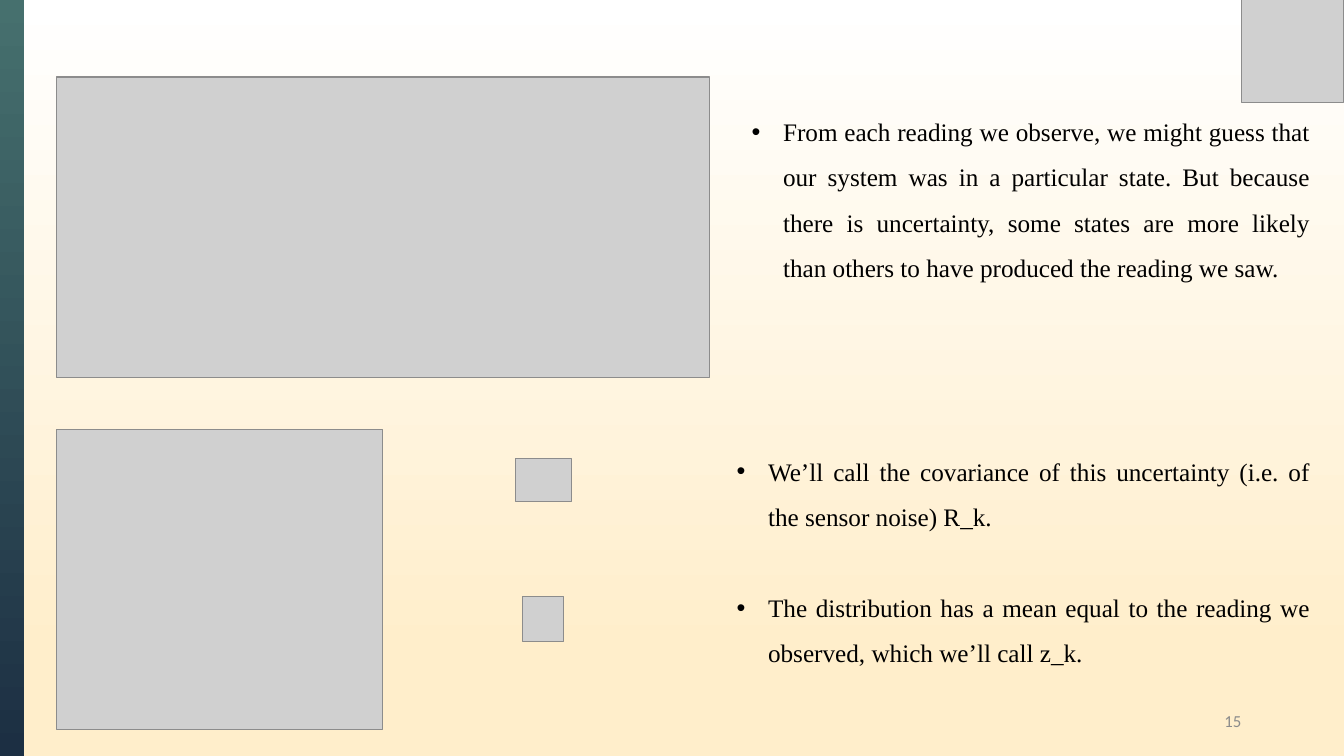
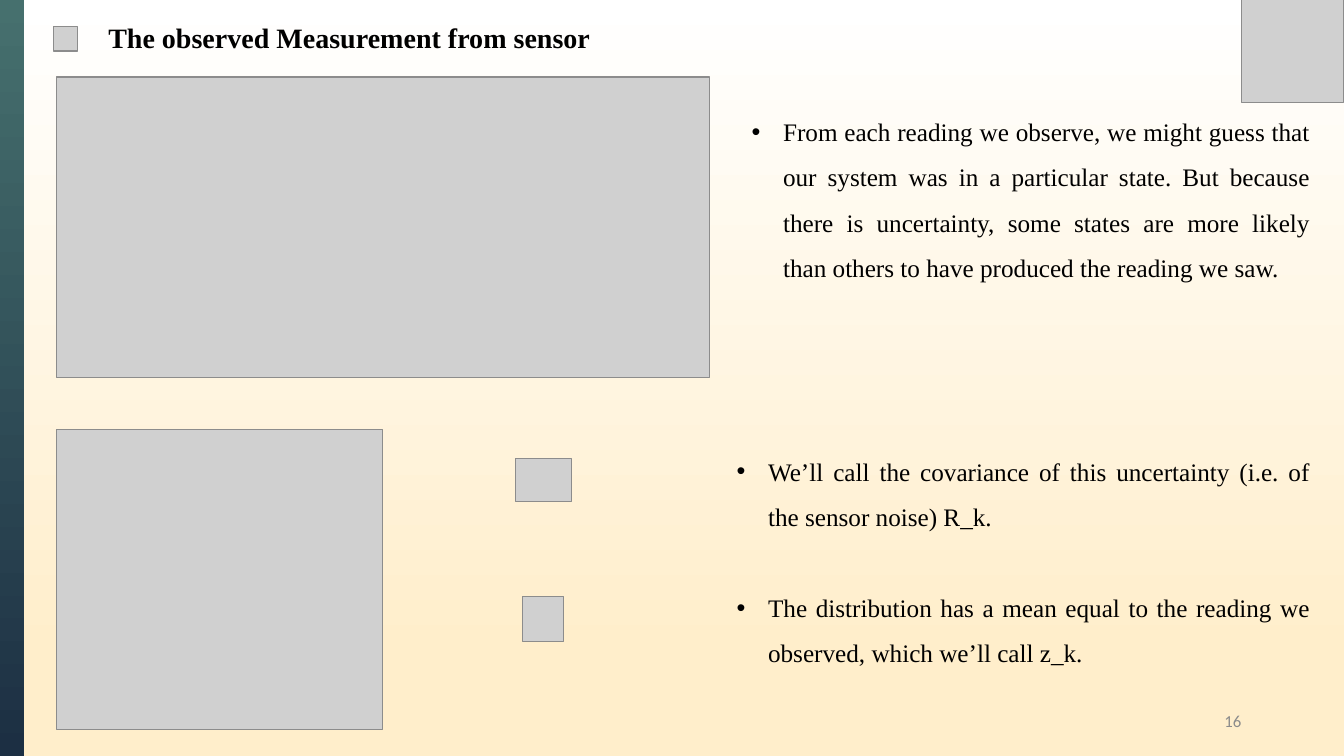
Before and after one commit to XiongWT1024/self-study-2024, a slide deck: slide 16 of Kalman Filter/Kalman Filters.pptx (slide 15 before the commit). Drawn at 1344x756 pixels with LibreOffice and Linux fonts; fonts in the diff are those of the drawing; grey boxes stand for pictures. Boxes give left, top, right and bottom in pixels: in the first picture for what was removed or moved away, otherwise in the second. Text is boxed around its words. In the diff, an @@ line names an element or a change of style, - is before the commit and + after.

```diff
--- a/Kalman Filter/Kalman Filters.pptx
+++ b/Kalman Filter/Kalman Filters.pptx
@@ picture added at <box>53,27,78,51</box> @@
@@ text added at <box>108,28,590,49</box>, 20 pt, text #000000, bold @@
+The observed Measurement from sensor
@@ page number at <box>1224,716,1241,727</box>: text changed @@
-15
+16
```
Also in this commit, not shown: 9 other slides changed, 3 slides added.
